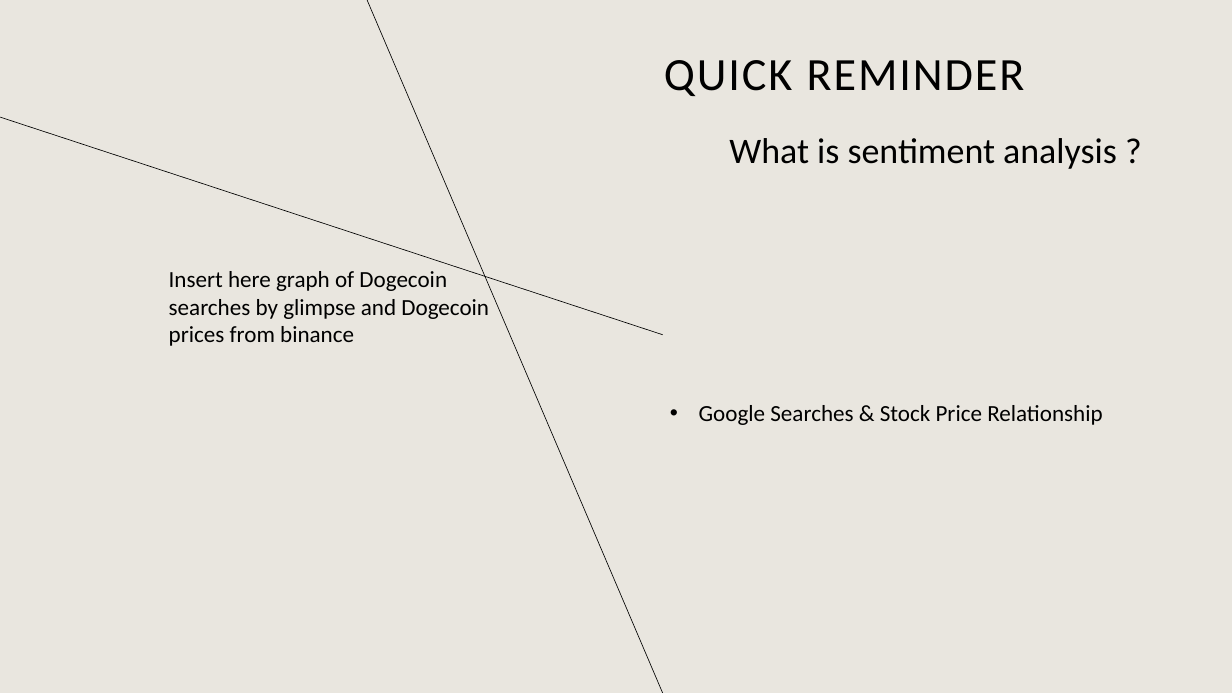
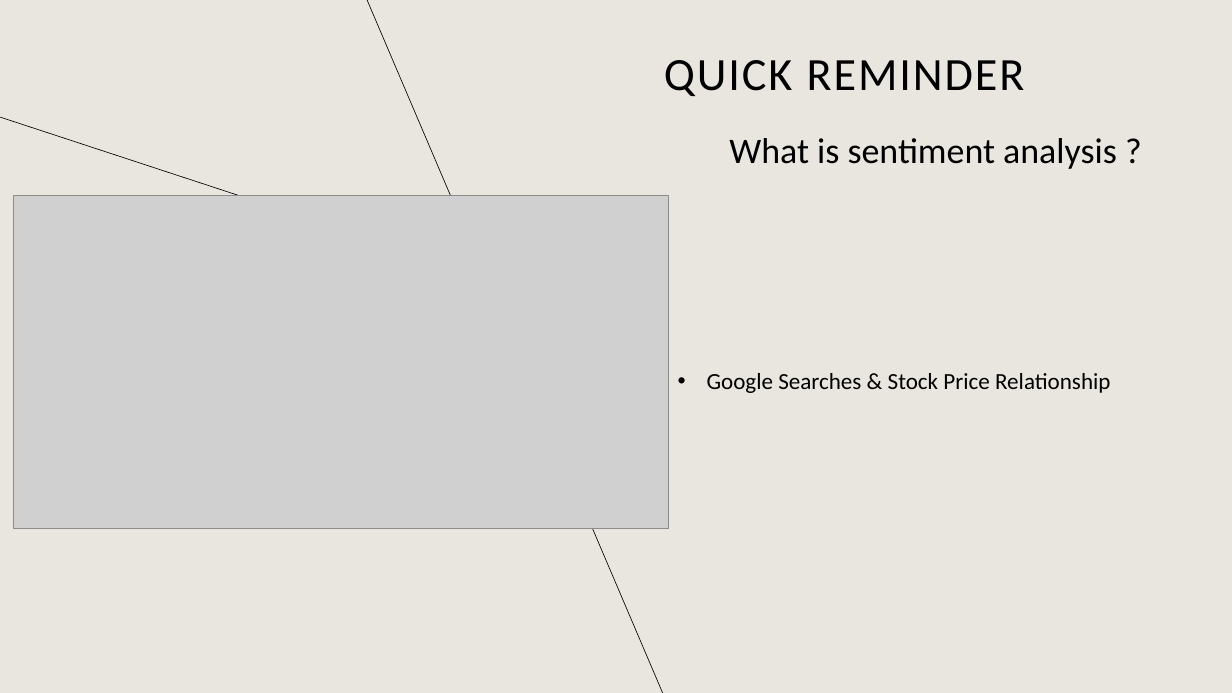
Before and after one commit to HillelCharbit/Trading-Algorithm-Project---google-trends, a slide deck: slide 2 of presentation/Google Trends as a Sentiment Indicator in Algorithmic - less verbal.pptx. Drawn at 1232x693 pixels with LibreOffice and Linux fonts; fonts in the diff are those of the drawing; grey boxes stand for pictures. Boxes give left, top, right and bottom in pixels: in the first picture for what was removed or moved away, otherwise in the second. Text is boxed around its words. In the diff, an @@ line names an element or a change of style, - is before the commit and + after.

```diff
--- a/presentation/Google Trends as a Sentiment Indicator in Algorithmic - less verbal.pptx
+++ b/presentation/Google Trends as a Sentiment Indicator in Algorithmic - less verbal.pptx
@@ picture added at (14,195,669,529) @@
@@ text removed at (169,271,489,346) @@
-Insert here graph of Dogecoin searches by glimpse and Dogecoin prices from binance
@@ text "Google Searches & Stock Price ...": place and size @@
-text "Google Searches & Stock Price ..." at (699,405,1102,425)
+text "Google Searches & Stock Price ..." at (707,373,1110,393)
```
Also in this commit, not shown: 2 other slides changed, 1 other file.
